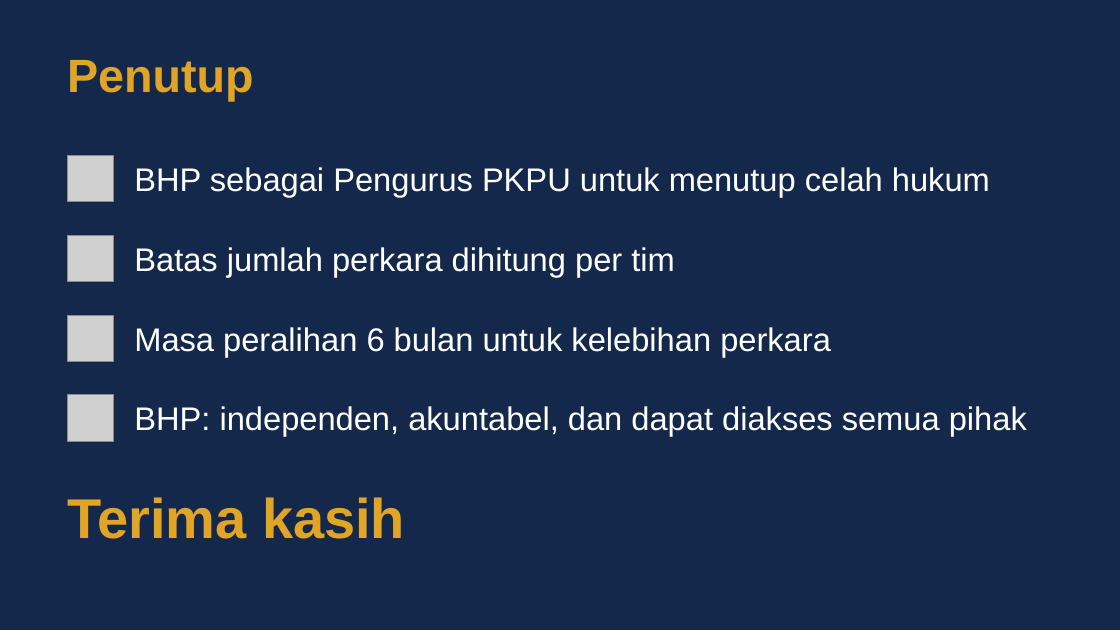
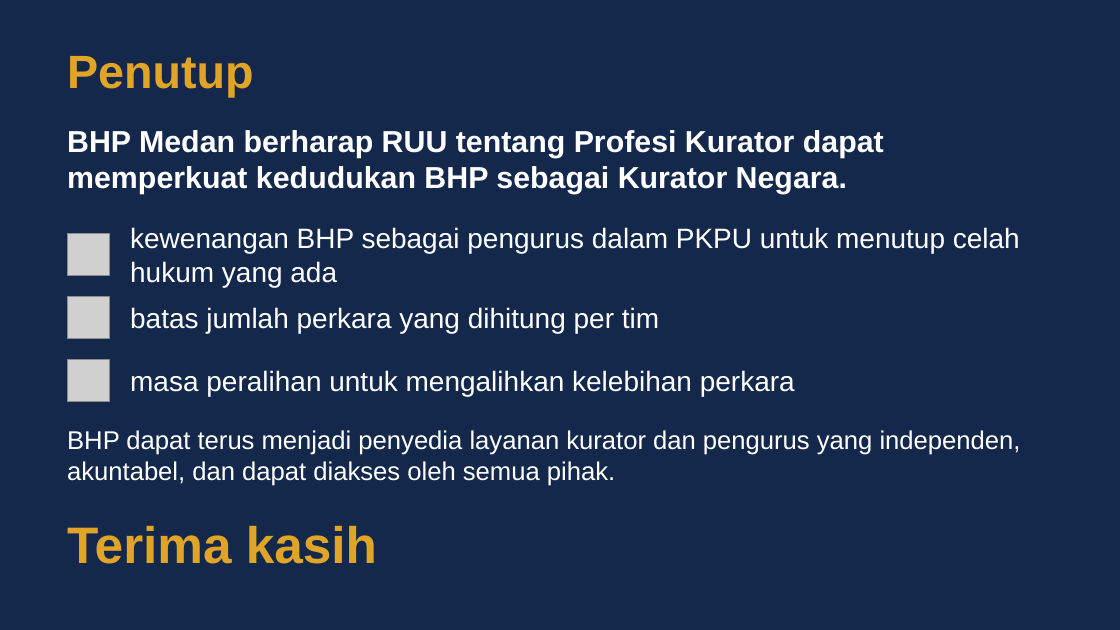
Before and after one commit to artheralawfirm-cloud/SAPAWALI, a slide deck: slide 48 of presentasi/Paparan_BHP_Medan_RUU_Profesi_Kurator.pptx (slide 17 before the commit). Drawn at 1120x630 pixels with LibreOffice and Linux fonts; fonts in the diff are those of the drawing; grey boxes stand for pictures. Boxes give left, top, right and bottom in pixels: in the first picture for what was removed or moved away, otherwise in the second. Text is boxed around its words. In the diff, an @@ line names an element or a change of style, - is before the commit and + after.

```diff
--- a/presentasi/Paparan_BHP_Medan_RUU_Profesi_Kurator.pptx
+++ b/presentasi/Paparan_BHP_Medan_RUU_Profesi_Kurator.pptx
@@ text "Penutup": place and size @@
-text "Penutup" at [67,60,253,102]
+text "Penutup" at [67,56,253,97]
@@ text added at [67,130,884,194], 26 pt, text #FFFFFF, bold @@
+BHP Medan berharap RUU tentang Profesi Kurator dapat memperkuat kedudukan BHP sebagai Kurator Negara.
@@ picture removed at [67,155,113,202] @@
@@ picture: place and size @@
-picture at [67,235,113,281]
+picture at [67,234,109,276]
@@ text at [130,227,1020,287]: text changed; size 28 to 24 pt @@
-BHP sebagai Pengurus PKPU untuk menutup celah hukum
+kewenangan BHP sebagai pengurus dalam PKPU untuk menutup celah hukum yang ada
@@ picture: place and size @@
-picture at [67,315,113,361]
+picture at [67,297,109,339]
@@ text at [130,307,659,333]: text changed; size 28 to 24 pt @@
-Batas jumlah perkara dihitung per tim
+batas jumlah perkara yang dihitung per tim
@@ picture: place and size @@
-picture at [67,395,113,441]
+picture at [67,360,109,402]
@@ text at [130,370,795,396]: text changed; size 28 to 24 pt @@
-Masa peralihan 6 bulan untuk kelebihan perkara
+masa peralihan untuk mengalihkan kelebihan perkara
@@ text at [67,430,1021,486]: text changed; size 28 to 22 pt @@
-BHP: independen, akuntabel, dan dapat diakses semua pihak
+BHP dapat terus menjadi penyedia layanan kurator dan pengurus yang independen, akuntabel, dan dapat diakses oleh semua pihak.
@@ text "BHP dapat terus menjadi penyedia ..." at [67,430,1021,486]: vertical alignment middle to top @@
@@ text "Terima kasih": place and size @@
-text "Terima kasih" at [67,497,405,539]
+text "Terima kasih" at [67,526,377,564]
@@ text "Terima kasih" at [67,526,377,564]: size 48 to 44 pt @@
```
Also in this commit, not shown: 7 other slides changed, 40 slides added, 9 slides removed, 7 other files.
